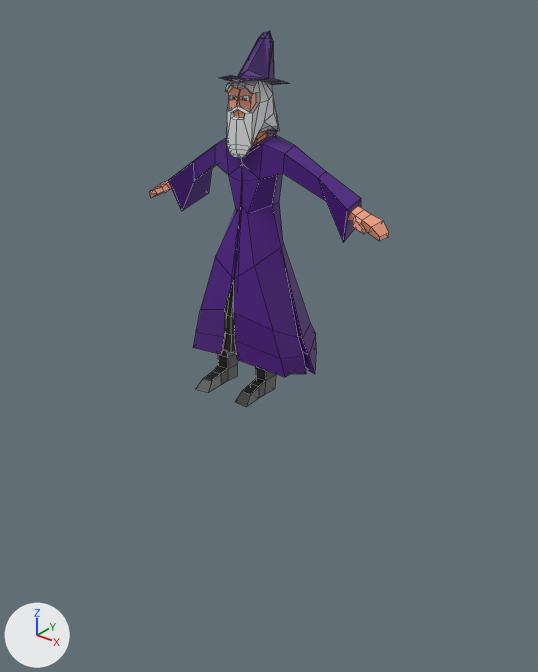
What one commit did to the FBX model Assets/Prefab/wizard.fbx.
Rendered twice from a 50 mm lens placed at (2.93, -3.4, 4.6), pointed at (0.02, 0.23, 2.35). The lights are fixed; the arrows at lower left show +X, +Y and +Z. Mesh edges are drawn as thin lines. Where no turn or scale is listed for an object, it has been applied to the vertices. Vertices at the same position are counted once.

Before the edit, the objects in view are built like this:
```python
me_cube_002 = bpy.data.meshes.new('Cube.002')
me_cube_002.from_pydata(...)  # 450 vertices, 429 faces; spans x -0.92..0.92, y -0.28..0.4, z -0.48..1.53
me_cube_002.materials.append(mat_material)  # picture img_imphenziapalette01_png
me_cube_003 = bpy.data.meshes.new('Cube.003')
me_cube_003.from_pydata(...)  # 47 vertices, 75 faces; spans x -0.206..0.217, y -0.262..0.197, z -0.111..0.197
me_cube_003.materials.append(mat_material)  # picture img_imphenziapalette01_png
ob_cube = bpy.data.objects.new('Cube', me_cube_002)
ob_cube.location = (-0.008, 0.046, 2.538)
ob_cube.rotation_euler = (-0.0943, -0.024, 0.0468)  # degrees (-5.4, -1.4, 2.7)
ob_cube_001 = bpy.data.objects.new('Cube.001', me_cube_003)
ob_cube_001.location = (-0.048, 0.193, 4.101)
```
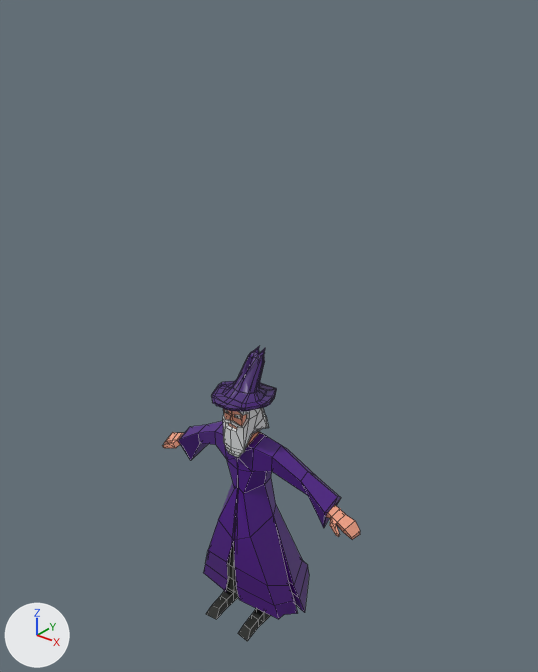
The edits, one by one:
me_cube_002 is used by ob_cube; location (-0.008, 0.046, 2.538); rotation (-0.0943, -0.024, 0.0468), in degrees (-5.4, -1.4, 2.7).
me_cube_002 had 450 vertices, 429 faces and spanned x -0.92..0.92, y -0.28..0.4, z -0.48..1.53.
me_cube_002 now has 653 vertices, 635 faces and spans x -0.92..0.92, y -0.28..0.4, z -0.48..1.8.
me_cube_002 part 1: a new loose piece of 203 vertices spanning x -0.22..0.22, y -0.26..0.2, z 1.47..1.8, in mat_material (picture img_imphenziapalette01_png).
Object 'Cube' (ob_cube) turns from (-5.4, -1.4, 2.7) to (0, 0, 0) degrees about x, y and z.
Object 'Cube' (ob_cube) moves from (-0.008, 0.046, 2.538) to (0.0, 0.0, 0.484).
Object 'Cube.001' (ob_cube_001) is deleted.

Changed parts and their boxes (x1, y1, x2, y2) in the pictures (538 x 672 px):
'Cube', reshaped, moved, turned
    before: (149, 80, 389, 407)
    after: (162, 346, 360, 641)
'Cube.001', deleted (purple)
    before: (219, 30, 290, 85)
part 1 of me_cube_002, added (purple)
    after: (211, 346, 277, 411)
